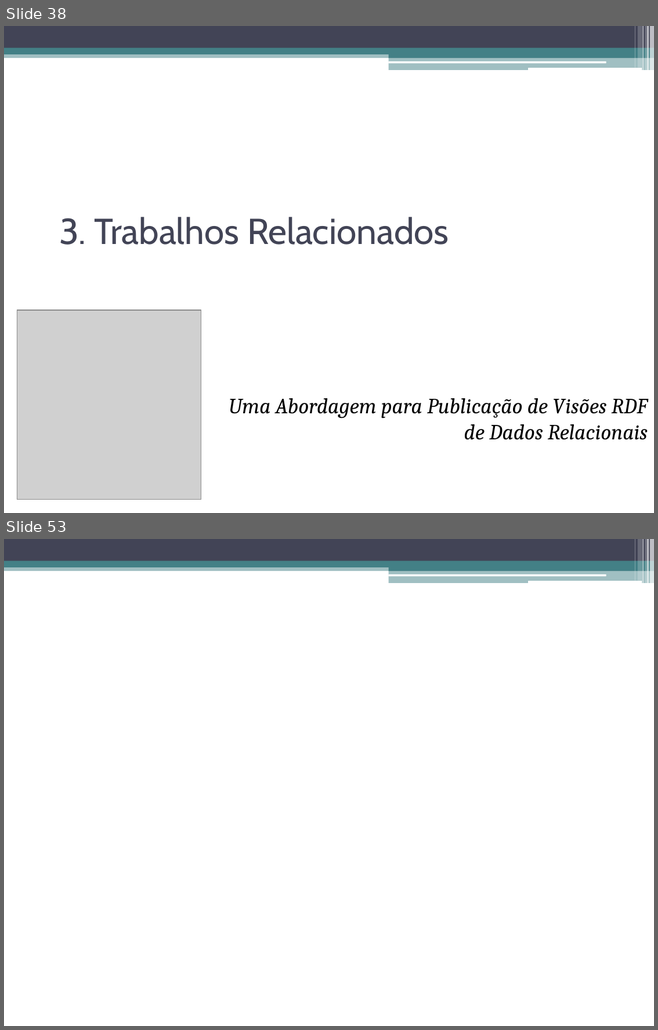
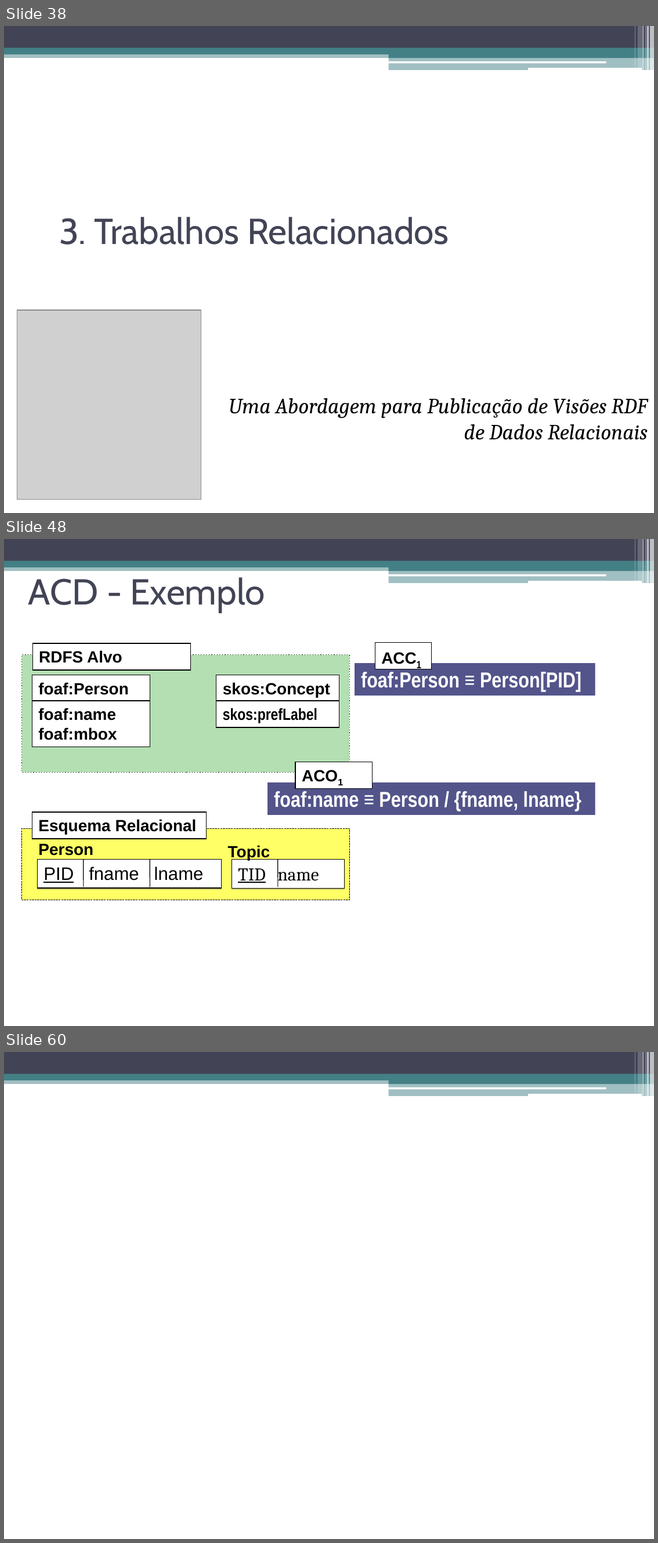
Before and after one commit to luiseufrasio/mestrado-ufc-eufrasio, a slide deck: dissertação/dissertacao_eufrasio-slides.pptx. Shown one above the other, each under a label of ours: slides 38 and 53 before the commit, slides 38, 48 and 60 after it; the slides between them are not shown. The pictures are 658x1030 and 658x1543 pixels, drawn with LibreOffice and Linux fonts; fonts in the diff are those of the drawing; grey boxes stand for pictures. Boxes give left, top, right and bottom in pixels: in the first picture for what was removed or moved away, otherwise in the second. Text is boxed around its words. In the diff, an @@ line names an element or a change of style, - is before the commit and + after.

```diff
--- a/dissertação/dissertacao_eufrasio-slides.pptx
+++ b/dissertação/dissertacao_eufrasio-slides.pptx
@@ slide 48 added at <box>4,539,654,1026</box>, background #FFFFFF; not listed: 13 template elements that a slide beside it also shows @@
@@ title added at <box>28,577,264,613</box>, 40 pt, text #424456 @@
+ACD - Exemplo
@@ rectangle added at <box>375,643,431,669</box>, fill #FFFFFF, outline #000000 0.75 pt, 18 pt, text #000000, bold @@
+ACC1
@@ rectangle added at <box>21,654,349,772</box>, fill #B3DFB3, outline #000000 0.75 pt dashed @@
@@ rectangle added at <box>32,643,190,670</box>, fill #FFFFFF, outline #000000 0.75 pt, 18 pt, text #000000, bold @@
+RDFS Alvo
@@ rectangle added at <box>32,675,150,702</box>, fill #FFFFFF, outline #000000 0.75 pt, 18 pt, text #000000, bold @@
+foaf:Person
@@ rectangle added at <box>216,675,339,702</box>, fill #FFFFFF, outline #000000 0.75 pt, 18 pt, text #000000, bold @@
+skos:Concept
@@ rectangle added at <box>354,663,594,696</box>, fill #53548A, 24 pt, text #FFFFFF, bold @@
+  foaf:Person ≡ Person[PID]
@@ rectangle added at <box>32,701,150,747</box>, fill #FFFFFF, outline #000000 0.75 pt, 18 pt, text #000000, bold @@
+foaf:name
+foaf:mbox
@@ rectangle added at <box>216,701,339,727</box>, fill #FFFFFF, outline #000000 0.75 pt, 18 pt, text #000000, bold @@
+skos:prefLabel
@@ rectangle added at <box>295,762,372,789</box>, fill #FFFFFF, outline #000000 0.75 pt, 18 pt, text #000000, bold @@
+ACO1
@@ rectangle added at <box>268,783,595,815</box>, fill #53548A, 24 pt, text #FFFFFF, bold @@
+  foaf:name ≡ Person / {fname, lname}
@@ rectangle added at <box>32,812,206,838</box>, fill #FFFFFF, outline #000000 0.75 pt, 18 pt, text #000000, bold @@
+Esquema Relacional
@@ rectangle added at <box>21,829,349,900</box>, fill #FFFF66, outline #000000 0.75 pt dashed @@
@@ text added at <box>38,843,93,856</box>, 18 pt, text #000000, bold @@
+Person
@@ text added at <box>228,845,270,860</box>, 18 pt, text #000000, bold @@
+Topic
@@ rectangle added at <box>37,859,221,888</box>, fill #FFFFFF, outline #000000 0.75 pt, 20 pt, text #000000 @@
+PID fname lname
@@ line added from (83, 859) to (83, 887), #000000 0.75 pt @@
@@ line added from (150, 859) to (150, 887), #000000 0.75 pt @@
@@ rectangle added at <box>231,859,344,888</box>, fill #FFFFFF, outline #000000 0.75 pt, 20 pt, text #000000 @@
+TID name
@@ line added from (278, 859) to (278, 887), #000000 0.75 pt @@
@@ what was slide 53 is now slide 60 @@
```
Also in this commit, not shown: 1 slide changed, 19 other slides added, 13 slides removed, 1 other file.
